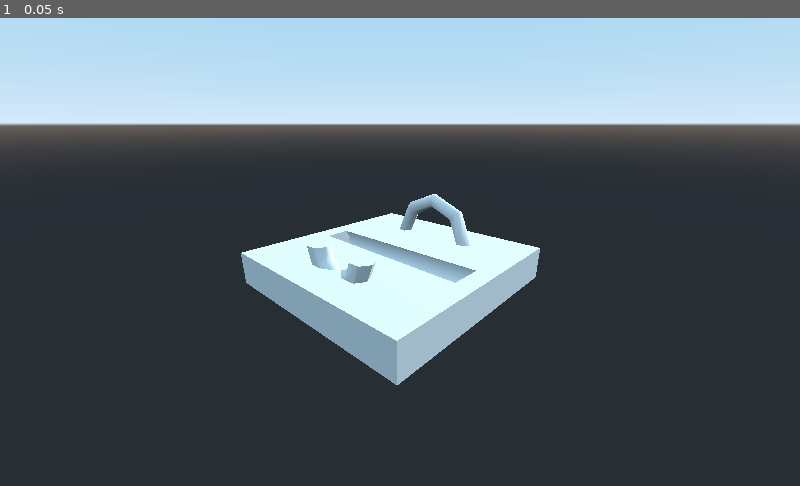
Above: before the commit, frame 1.
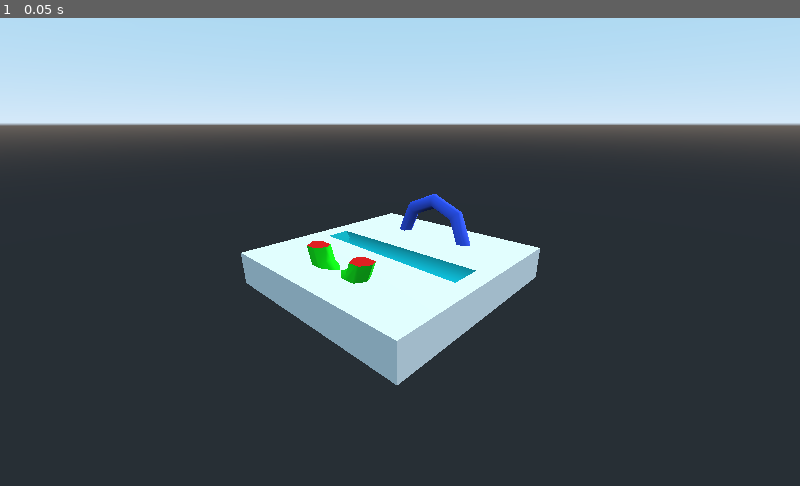
Above: after the commit, the same moment.

Repository: henriquelalves/GodotCSGExporter
Game: Godot game, scene res://demo/Spatial.tscn
Same seed, same stepped clock (60 frames per second), same inputs: the game is played once before the commit and once after it.
Inputs:
- Up to frame 1 (0.05 s): no input

The runs differ from the first frame. In frame 1, 1.2% of the frame differs, in the area x 38-60%, y 37-57%.

Commit message:
Merged code with tweaked mohammedzero43 CSG Exporter

Diff:
--- a/demo/Spatial.tscn
+++ b/demo/Spatial.tscn
@@ -1,4 +1,16 @@
-[gd_scene format=2]
+[gd_scene load_steps=5 format=2]
+
+[sub_resource type="SpatialMaterial" id=1]
+albedo_color = Color( 0.0509804, 0.945098, 0.964706, 1 )
+
+[sub_resource type="SpatialMaterial" id=2]
+albedo_color = Color( 0.976471, 0.0431373, 0.0431373, 1 )
+
+[sub_resource type="SpatialMaterial" id=3]
+albedo_color = Color( 0, 1, 0.0156863, 1 )
+
+[sub_resource type="SpatialMaterial" id=4]
+albedo_color = Color( 0.243137, 0.380392, 0.992157, 1 )
 
 [node name="Spatial" type="Spatial"]
 
@@ -10,19 +22,23 @@
 transform = Transform( 0.999998, -0.00145829, 0.00139671, 0.00146491, 0.0478624, -0.998853, 0.00138976, 0.998853, 0.0478644, -0.203619, 0.698373, 0.0496392 )
 operation = 2
 height = 10.534
+material = SubResource( 1 )
 
 [node name="CSGBox" type="CSGBox" parent="CSGBox"]
 transform = Transform( 1, 0, 0, 0, 1, 0, 0, 0, 1, -4.55753, 1, 0 )
 depth = 8.0
+material = SubResource( 2 )
 
 [node name="CSGTorus2" type="CSGTorus" parent="CSGBox/CSGBox"]
 transform = Transform( 0.0367483, -0.999325, 0, 0.999325, 0.0367483, 0, 0, 0, 1, 0.577628, 1.20979, 0.0002141 )
 operation = 1
 inner_radius = 1.21926
 outer_radius = 2.5888
+material = SubResource( 3 )
 
 [node name="CSGTorus" type="CSGTorus" parent="CSGBox"]
 transform = Transform( 0.0367483, -0.999325, 0, 0.999325, 0.0367483, 0, 0, 0, 1, 3.91512, 0.907835, 0 )
+material = SubResource( 4 )
 
 [node name="Camera" type="Camera" parent="."]
 transform = Transform( 0.679014, 0.262326, -0.685656, 0, 0.933978, 0.357331, 0.734125, -0.242633, 0.634184, -13.7388, 8.19551, 13.2599 )
Not shown, changed: addons/CSGExporter/CSGExporter.gd
Not shown, changed: addons/CSGExporter/CSGExporterMenuButton.gd
Binary file changed: demo/blender_screenshot.png
Not shown, added: demo/blender_screenshot.png.import
Not shown, added: demo/exporter_option.png.import
Binary file changed: demo/godot_screenshot.png
Not shown, added: demo/godot_screenshot.png.import
Not shown, changed: README.md
